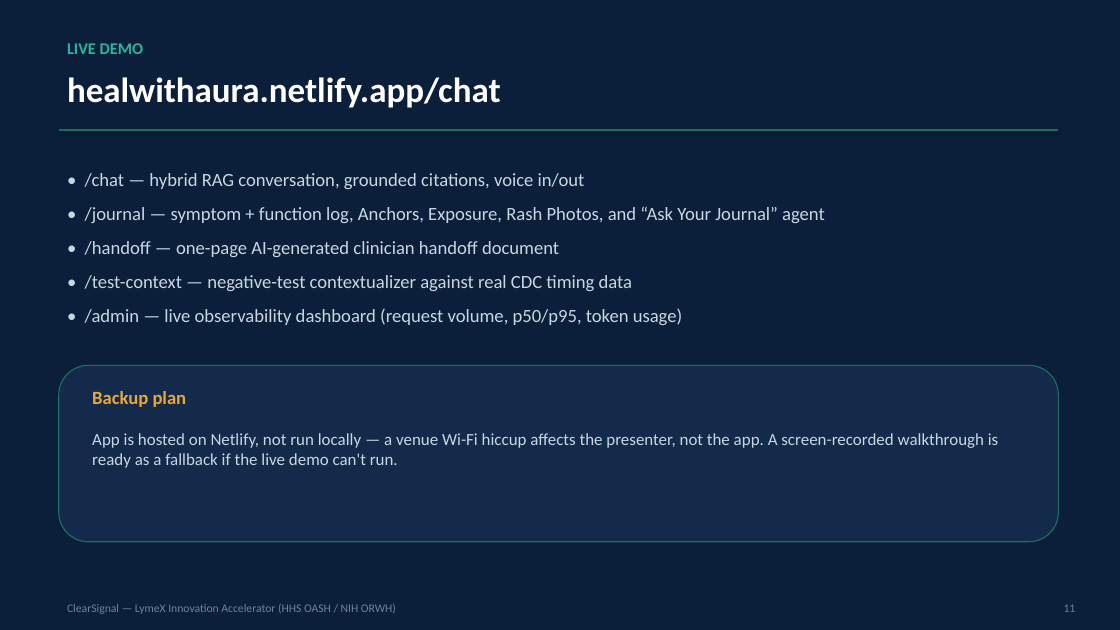
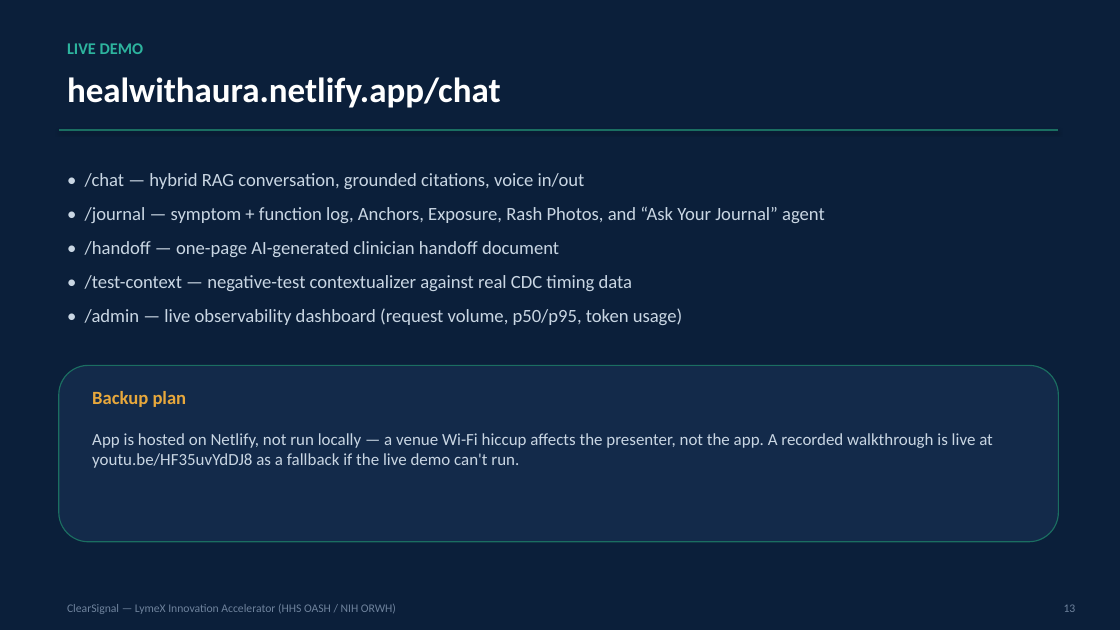
Before and after one commit to Raj102002/AIHealthcare, a slide deck: slide 14 of artifacts/ClearSignal_Pitch_Deck.pptx (slide 12 before the commit). Drawn at 1120x630 pixels with LibreOffice and Linux fonts; fonts in the diff are those of the drawing. Boxes give left, top, right and bottom in pixels: in the first picture for what was removed or moved away, otherwise in the second. Text is boxed around its words. In the diff, an @@ line names an element or a change of style, - is before the commit and + after.

```diff
--- a/artifacts/ClearSignal_Pitch_Deck.pptx
+++ b/artifacts/ClearSignal_Pitch_Deck.pptx
@@ text at (92,433,993,468): text changed @@
-App is hosted on Netlify, not run locally — a venue Wi-Fi hiccup affects the presenter, not the app. A screen-recorded walkthrough is ready as a fallback if the live demo can't run.
+App is hosted on Netlify, not run locally — a venue Wi-Fi hiccup affects the presenter, not the app. A recorded walkthrough is live at youtu.be/HF35uvYdDJ8 as a fallback if the live demo can't run.
```
Also in this commit, not shown: 13 other slides changed, 2 slides added, 17 other files.
